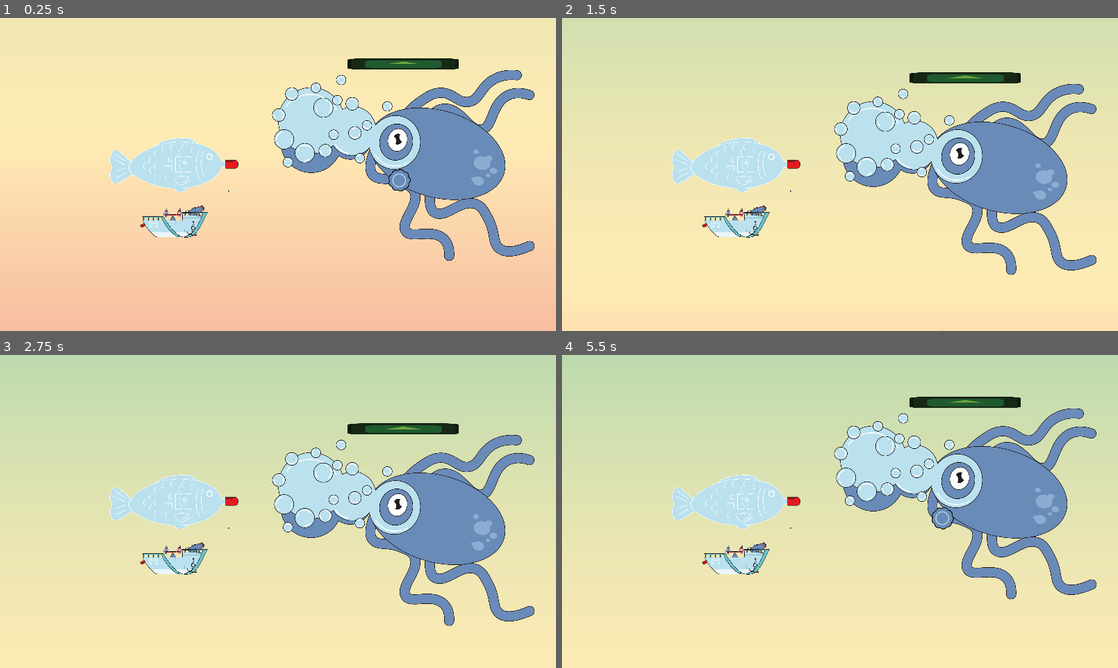
Above: before the commit, frames 1-4 (two rows, left to right).
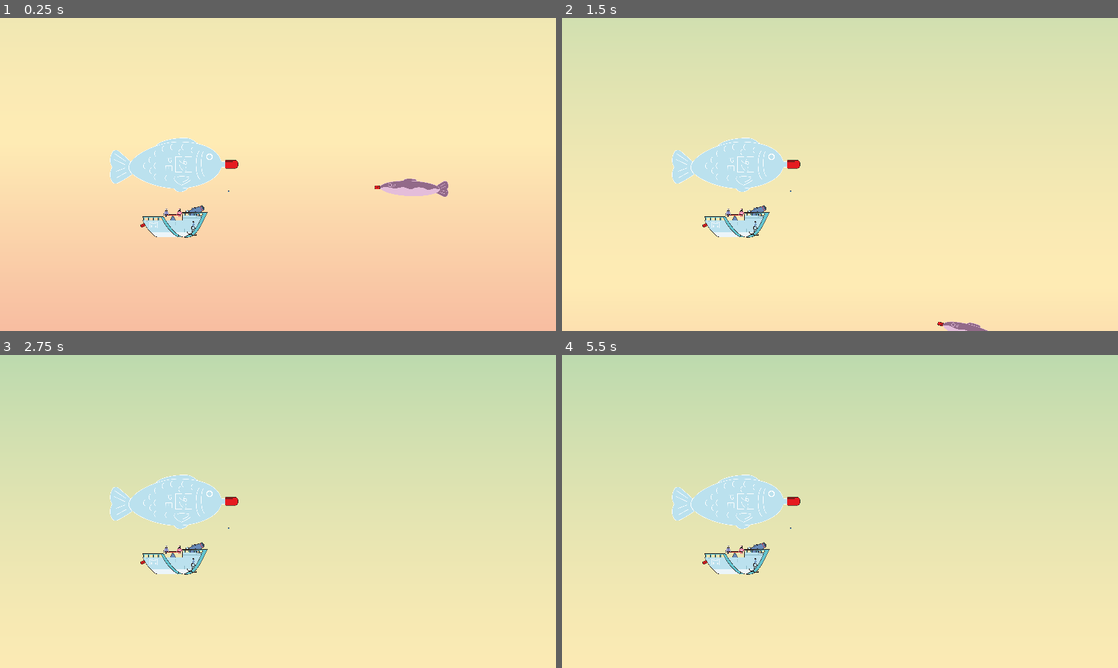
Above: after the commit, the same moments.

Repository: TheJP/GlobalGameJam2025
Game: Godot game, scene res://level/level_test_jp.tscn
Same seed, same stepped clock (60 frames per second), same inputs: the game is played once before the commit and once after it. This scene is started directly instead of the project's main scene. The engine's default icon, where the game draws it, is replaced by a stand-in: a white triangle on a blue panel in a dark square. Sound files missing from this copy of the repository are replaced by a short silence.
Inputs:
- Up to frame 1 (0.25 s): no input
- Up to frame 2 (1.5 s): no input
- Up to frame 3 (2.75 s): no input
- Up to frame 4 (5.5 s): no input

The runs differ from the first frame. In frame 1, 13% of the frame differs, in the area x 48-97%, y 12-78%; in frame 2, 13%, in the area x 48-97%, y 17-100%; in frame 3, 13%; in frame 4, 13%.

Commit message:
Added improved boss healthbar

Diff:
--- a/enemies/boss/boss.gd
+++ b/enemies/boss/boss.gd
@@ -7,7 +7,7 @@
 @export var min_spawn_interval := 0.0
 @export var max_spawn_interval := 10.0
 @export var shoot_range := 2000.0
-var health := max_health / 3.0
+var health := max_health
 
 
 var _boat: Boat
--- a/enemies/boss/boss.tscn
+++ b/enemies/boss/boss.tscn
@@ -1,9 +1,10 @@
-[gd_scene load_steps=5 format=3 uid="uid://cinovrrfl57s"]
+[gd_scene load_steps=6 format=3 uid="uid://cinovrrfl57s"]
 
 [ext_resource type="Script" path="res://enemies/boss/boss.gd" id="1_j8ix8"]
-[ext_resource type="Texture2D" uid="uid://2727mq8yw27w" path="res://icon.svg" id="2_1xh3i"]
 [ext_resource type="Texture2D" uid="uid://dky6ffi3qk3to" path="res://enemies/boss/boss.png" id="2_r5n2e"]
+[ext_resource type="Texture2D" uid="uid://bysp4m8vp46d8" path="res://enemies/boss/healthbar_foreground.png" id="3_apag1"]
 [ext_resource type="Script" path="res://enemies/boss/health.gd" id="3_t4yh4"]
+[ext_resource type="Texture2D" uid="uid://drqrbkba0jy7t" path="res://enemies/boss/healthbar_background.png" id="5_hu7ao"]
 
 [node name="Boss" type="Node2D"]
 position = Vector2(1784, 538)
@@ -23,23 +24,41 @@
 polygon = PackedVector2Array(71, -255, 381, -339, 455, -233, 362, -44, 340, 86, 468, 302, 151, 332, -24, 219, -141, 29, -379, 35, -437, -67, -421, -247, -259, -280, -69, -185)
 
 [node name="HealthParent" type="Node2D" parent="Body"]
-position = Vector2(0, -350)
+position = Vector2(0, -398)
+scale = Vector2(0.5, 0.5)
 
-[node name="Health" type="Sprite2D" parent="Body/HealthParent"]
+[node name="Control" type="Control" parent="Body/HealthParent"]
+layout_mode = 3
+anchors_preset = 8
+anchor_left = 0.5
+anchor_top = 0.5
+anchor_right = 0.5
+anchor_bottom = 0.5
+grow_horizontal = 2
+grow_vertical = 2
+
+[node name="HealthBar" type="TextureRect" parent="Body/HealthParent/Control"]
+layout_mode = 2
+offset_left = -772.0
+offset_top = -92.0
+offset_right = 772.0
+offset_bottom = 92.0
+texture = ExtResource("5_hu7ao")
+
+[node name="Health" type="NinePatchRect" parent="Body/HealthParent/Control"]
 unique_name_in_owner = true
-modulate = Color(0.435067, 0.65, 0.247, 1)
-z_index = 11
-scale = Vector2(3, 0.3)
-texture = ExtResource("2_1xh3i")
-region_enabled = true
-region_rect = Rect2(0, 0, 128, 128)
+layout_mode = 1
+anchors_preset = 4
+anchor_top = 0.5
+anchor_bottom = 0.5
+offset_left = -594.0
+offset_top = -39.0
+offset_right = 765.0
+offset_bottom = 38.0
+grow_vertical = 2
+texture = ExtResource("3_apag1")
+region_rect = Rect2(0, 0, 1358, 76)
+patch_margin_right = 30
 script = ExtResource("3_t4yh4")
 
-[node name="HealthBar" type="Sprite2D" parent="Body/HealthParent"]
-modulate = Color(0.737255, 0.337255, 0.878431, 1)
-z_index = 10
-scale = Vector2(2, 0.3)
-texture = ExtResource("2_1xh3i")
-region_rect = Rect2(0, 0, 0, 100)
-
 [connection signal="area_entered" from="Body" to="." method="_on_body_area_entered"]
--- a/enemies/boss/health.gd
+++ b/enemies/boss/health.gd
@@ -1,14 +1,14 @@
-extends Sprite2D
+extends NinePatchRect
 
 
 var _rect_max_width: float
 
 
 func _ready() -> void:
-	_rect_max_width = region_rect.size.x
+	_rect_max_width = size.x
 
 
 func update_health(fraction: float) -> void:
 	fraction = clamp(fraction, 0.0, 1.0)
-	region_rect.size.x = fraction * _rect_max_width
-	position.x = (1.0 - fraction) * _rect_max_width * scale.x * -0.5
+	size.x = fraction * _rect_max_width
+	#position.x = (1.0 - fraction) * _rect_max_width * scale.x * -0.5
--- a/enemies/soyfish/soyfish.gd
+++ b/enemies/soyfish/soyfish.gd
@@ -1,5 +1,9 @@
 class_name Soyfish
 extends Area2D
+
+
+@export var shoot_range := 1700.0
+@export var rotation_speed := 0.1
 
 
 var _destroyed := false
@@ -11,9 +15,23 @@
 	_boat_bubble = get_tree().get_first_node_in_group("fish")
 
 
+func _process(delta: float) -> void:
+	if _boat_bubble:
+		var rotation_goal := _boat_bubble.get_bubble_centre().angle_to_point(global_position)
+		var difference := angle_difference(rotation, rotation_goal)
+		if abs(difference) <= rotation_speed * delta:
+			rotation = rotation_goal
+		else:
+			rotation += sign(difference) * rotation_speed * delta
+
+
 func _on_shoot_timer_timeout() -> void:
 	if _destroyed:
 		return
+
+	if _boat_bubble:
+		if global_position.distance_squared_to(_boat_bubble.global_position) > shoot_range * shoot_range:
+			return
 
 	var bullet: SoyfishBullet = _bullet_scene.instantiate()
 	bullet.target = _boat_bubble
--- a/enemies/soyfish/soyfish.tscn
+++ b/enemies/soyfish/soyfish.tscn
@@ -11,6 +11,7 @@
 collision_layer = 8
 collision_mask = 18
 script = ExtResource("1_wwep6")
+rotation_speed = 0.2
 
 [node name="Sprite2D" type="Sprite2D" parent="."]
 scale = Vector2(0.2, 0.2)
--- a/level/level_test_jp.tscn
+++ b/level/level_test_jp.tscn
@@ -1,9 +1,10 @@
-[gd_scene load_steps=5 format=3 uid="uid://dp4od13x3llfk"]
+[gd_scene load_steps=6 format=3 uid="uid://dp4od13x3llfk"]
 
 [ext_resource type="PackedScene" uid="uid://d2ihot7rs53q7" path="res://background/background.tscn" id="1_4ubko"]
 [ext_resource type="PackedScene" uid="uid://coo4vnsykx1i1" path="res://boat/boat.tscn" id="1_mgfuu"]
 [ext_resource type="PackedScene" uid="uid://cbpionso82r22" path="res://enemies/dropper/dropper.tscn" id="2_ppind"]
 [ext_resource type="PackedScene" uid="uid://cinovrrfl57s" path="res://enemies/boss/boss.tscn" id="4_qjsig"]
+[ext_resource type="PackedScene" uid="uid://cymrux1c6gvrv" path="res://enemies/soyfish/soyfish.tscn" id="5_r426a"]
 
 [node name="Level" type="Node2D"]
 
@@ -18,4 +19,7 @@
 level_node = NodePath("..")
 
 [node name="Boss" parent="." instance=ExtResource("4_qjsig")]
-position = Vector2(1512, 512)
+position = Vector2(3741.48, 607.892)
+
+[node name="Soyfish" parent="." instance=ExtResource("5_r426a")]
+position = Vector2(1540.26, 545.384)
Binary file added: enemies/boss/healthbar_background.png
Not shown, added: enemies/boss/healthbar_background.png.import
Binary file added: enemies/boss/healthbar_foreground.png
Not shown, added: enemies/boss/healthbar_foreground.png.import
